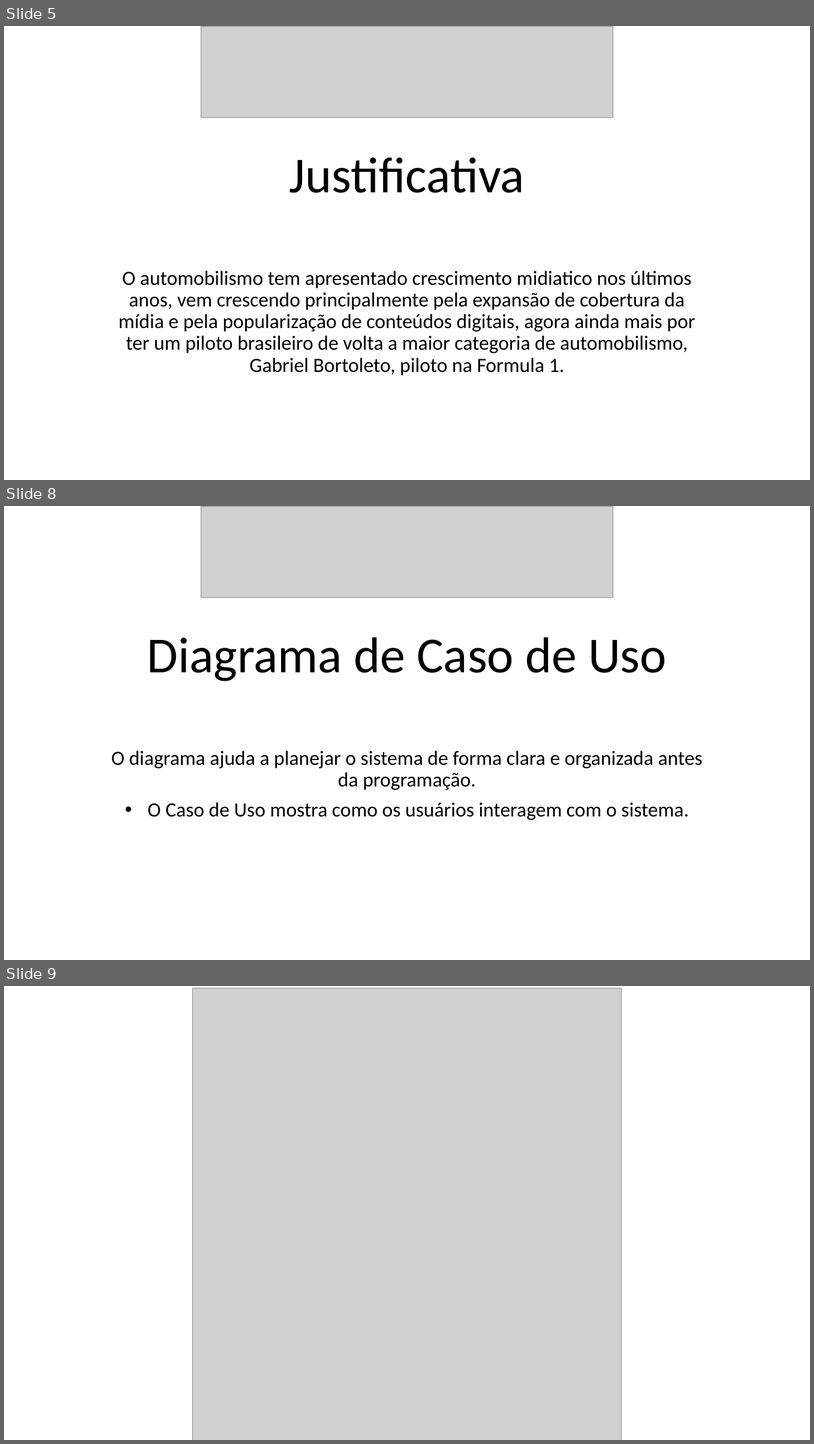
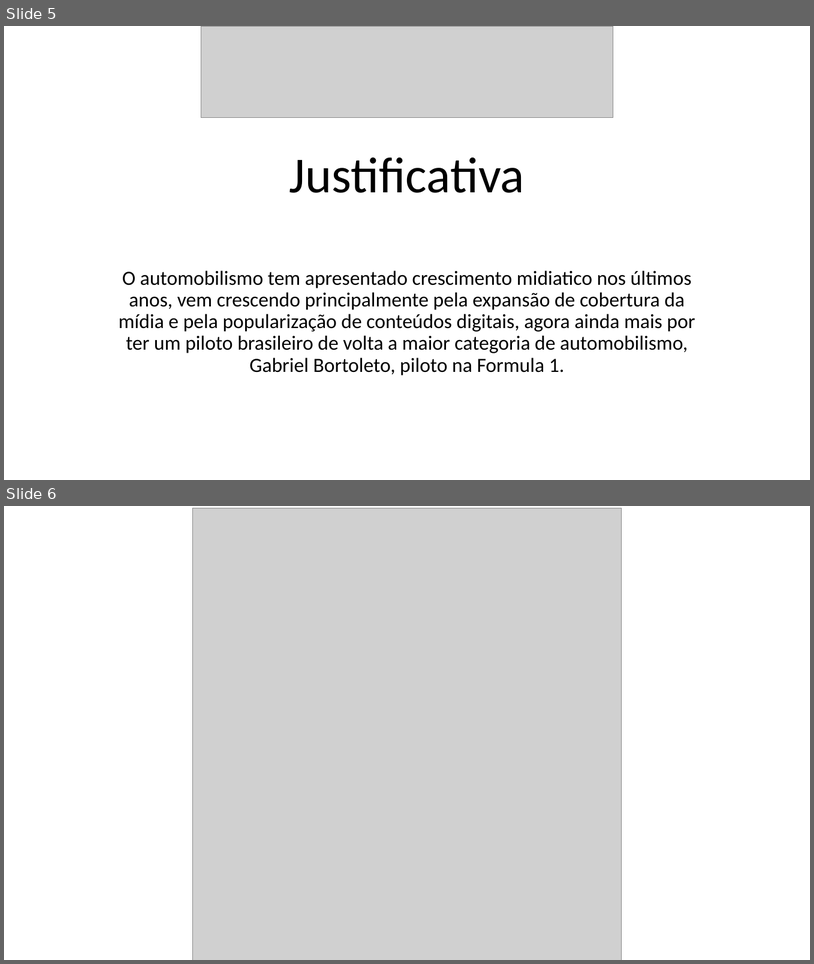
Before and after one commit to felipe-remus/Blog-Race, a slide deck: Documentação/Apresentação PI.pptx. Shown one above the other, each under a label of ours: slides 5, 8 and 9 before the commit, slides 5 and 6 after it; the slides between them are not shown. The pictures are 814x1444 and 814x964 pixels, drawn with LibreOffice and Linux fonts; fonts in the diff are those of the drawing; grey boxes stand for pictures. Boxes give left, top, right and bottom in pixels: in the first picture for what was removed or moved away, otherwise in the second. Text is boxed around its words. In the diff, an @@ line names an element or a change of style, - is before the commit and + after.

```diff
--- a/Documentação/Apresentação PI.pptx
+++ b/Documentação/Apresentação PI.pptx
@@ slide 8 removed at <box>4,506,810,960</box>, background #FFFFFF @@
@@ picture removed at <box>201,506,613,597</box> @@
@@ title removed at <box>147,637,667,681</box> @@
-Diagrama de Caso de Uso
@@ subtitle removed at <box>111,750,703,820</box> @@
-O diagrama ajuda a planejar o sistema de forma clara e organizada antes da programação.
-• O Caso de Uso mostra como os usuários interagem com o sistema.
@@ what was slide 9 is now slide 6 @@
```
Also in this commit, not shown: 1 slide changed, 6 other slides removed, 1 other file.
